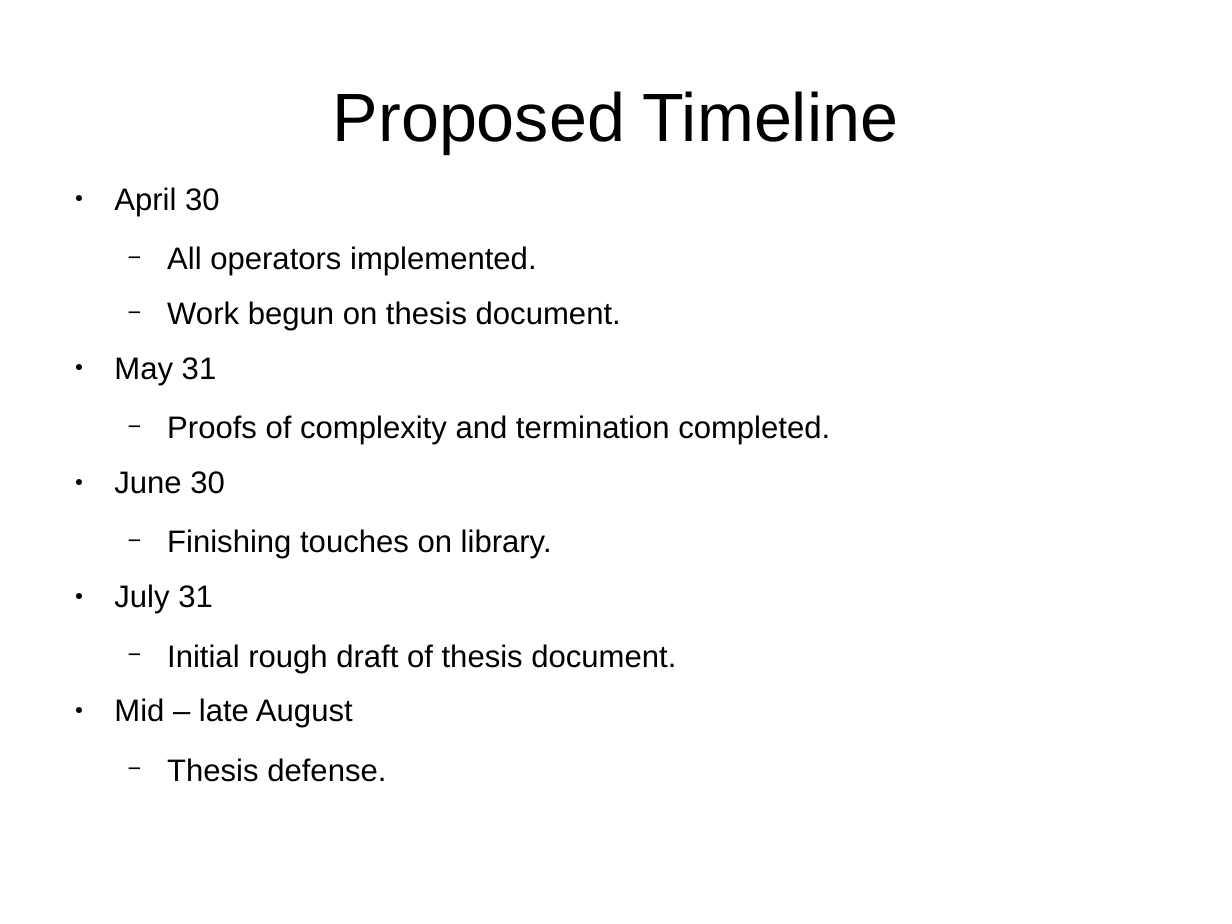
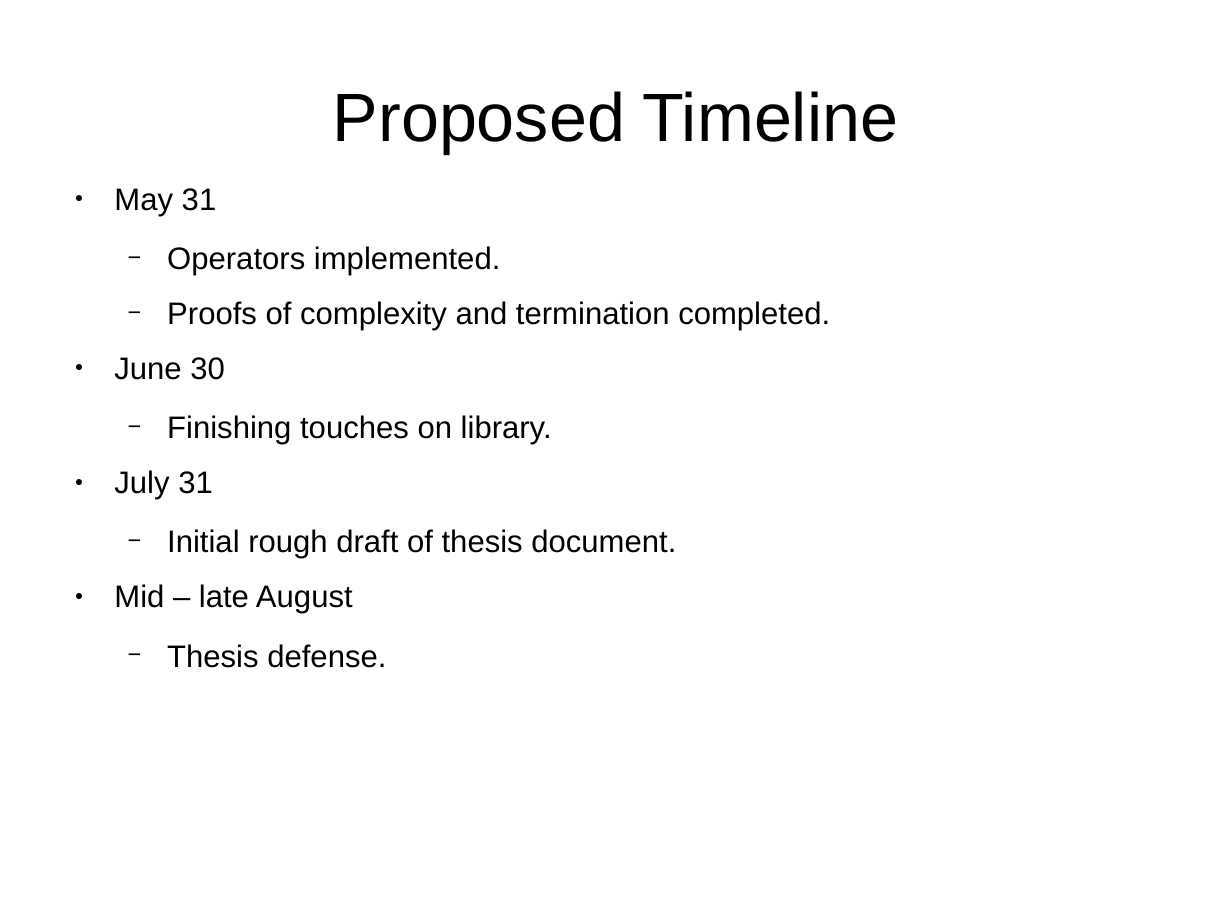
Before and after one commit to bstamour/SLHS, a slide deck: slide 39 of docs/proposal-from-bob.odp. Drawn at 1232x924 pixels with LibreOffice and Linux fonts; fonts in the diff are those of the drawing. Boxes give left, top, right and bottom in pixels: in the first picture for what was removed or moved away, otherwise in the second. Text is boxed around its words. In the diff, an @@ line names an element or a change of style, - is before the commit and + after.

```diff
--- a/docs/proposal-from-bob.odp
+++ b/docs/proposal-from-bob.odp
@@ text at [114,187,621,330]: paragraphs removed @@
-● April 30
-  − All operators implemented.
-  − Work begun on thesis document.
@@ text at [167,246,500,276]: paragraph added @@
+  − Operators implemented.
```
Also in this commit, not shown: 2 slides added.
